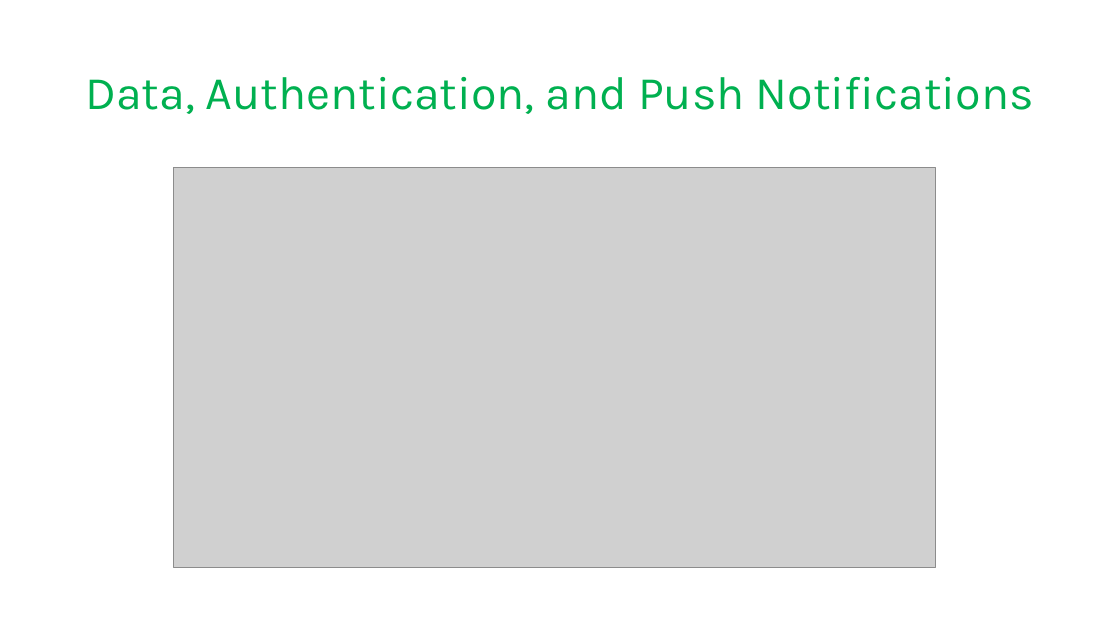
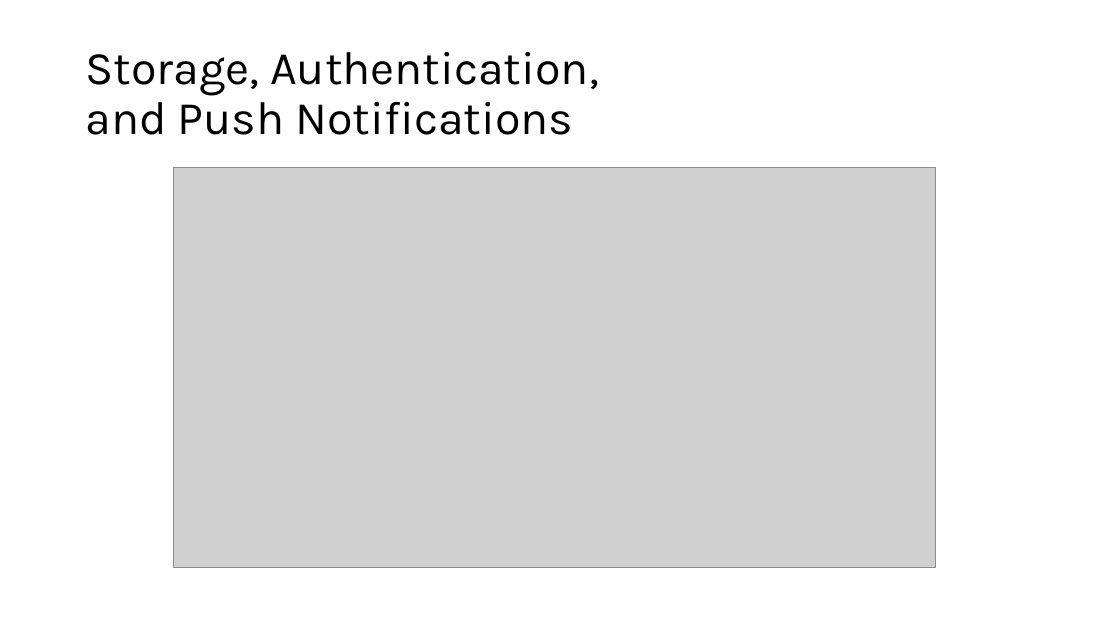
Before and after one commit to microsoft/AcademicContent, a slide deck: slide 7 of Instructor-Led/Module3/Lessons/Module3_Lesson12 Mobile Apps with Microsoft Azure App Service.pptx (slide 18 before the commit). Drawn at 1120x630 pixels with LibreOffice and Linux fonts; fonts in the diff are those of the drawing; grey boxes stand for pictures. Boxes give left, top, right and bottom in pixels: in the first picture for what was removed or moved away, otherwise in the second. Text is boxed around its words. In the diff, an @@ line names an element or a change of style, - is before the commit and + after.

```diff
--- a/Instructor-Led/Module3/Lessons/Module3_Lesson12 Mobile Apps with Microsoft Azure App Service.pptx
+++ b/Instructor-Led/Module3/Lessons/Module3_Lesson12 Mobile Apps with Microsoft Azure App Service.pptx
@@ title at bbox=[85, 52, 599, 135]: text changed; text colour #00B050 to #000000 @@
-Data, Authentication, and Push Notifications
+Storage, Authentication,
+and Push Notifications
```
Also in this commit, not shown: 12 other slides changed, 8 slides added, 9 slides removed.
